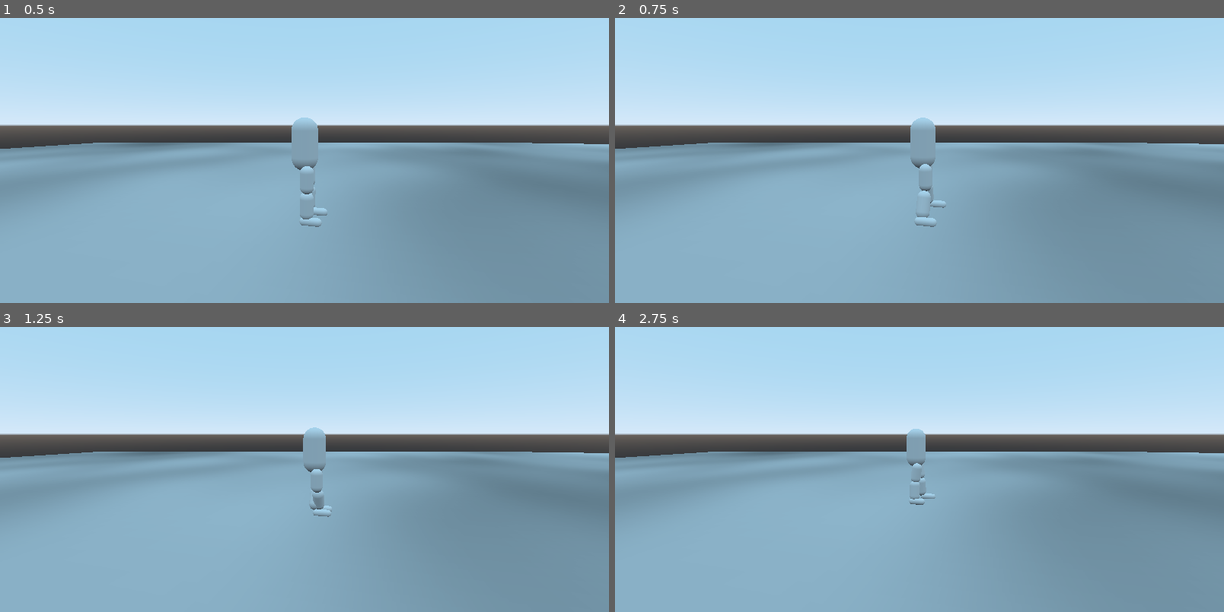
Above: before the commit, frames 1-4 (two rows, left to right).
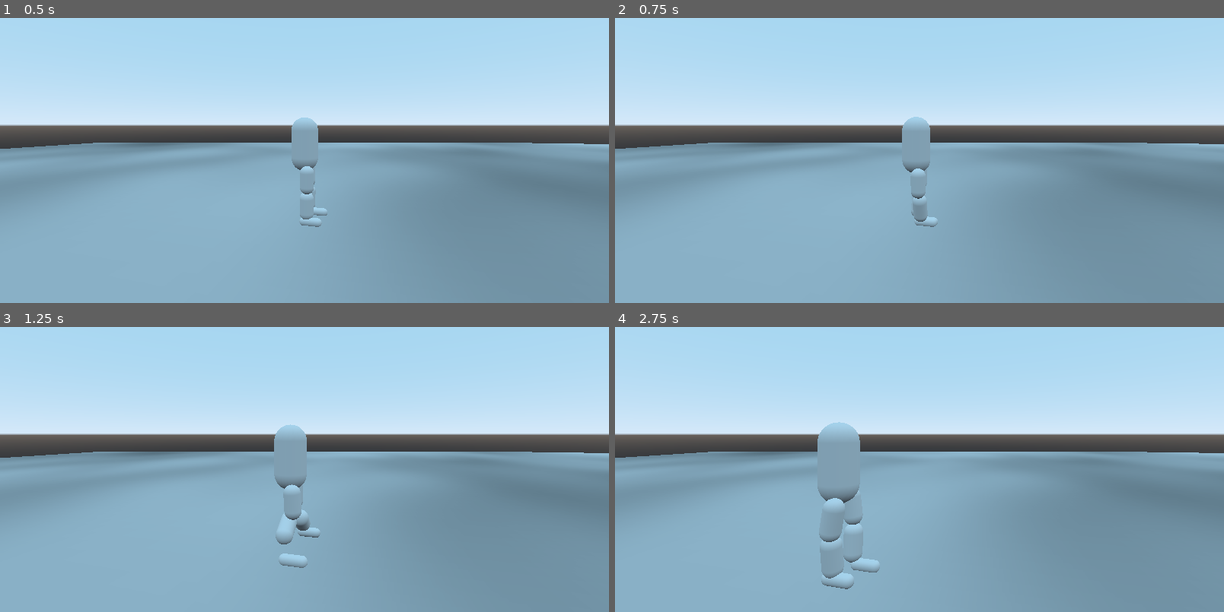
Above: after the commit, the same moments.

Repository: Terkwood/tinker-godot-joint
Game: Godot game, scene res://Main.tscn
Two runs of this game, one before a commit and one after it. Both use one fixed random seed, a clock stepped at 60 frames per second and the inputs below.
Inputs:
- Up to frame 1 (0.5 s): no input
- Up to frame 2 (0.75 s): hold Right (ui_right) from 0.53 s (still down)
- Up to frame 3 (1.25 s): keep holding Right (ui_right)
- Up to frame 4 (2.75 s): release Right (ui_right) at 1.28 s; hold Down (ui_down) 1.28-2.03 s; hold Right (ui_right) from 2.03 s (still down)

Frame 1 is identical in both runs. In frame 2, 0.6% of the frame differs, in the area x 47-55%, y 34-73%; in frame 3, 1.5%; in frame 4, 2.2%, in the area x 33-53%, y 33-92%.

Commit message:
fix: flip X input

Diff:
--- a/Player.gd
+++ b/Player.gd
@@ -26,7 +26,7 @@
 
 
 const _Z_COEFF = 3.0
-const _X_COEFF = 5.0
+const _X_COEFF = -5.0
 const _EPSILON = 0.001
 
 var _last_swap_ms = OS.get_ticks_msec()
